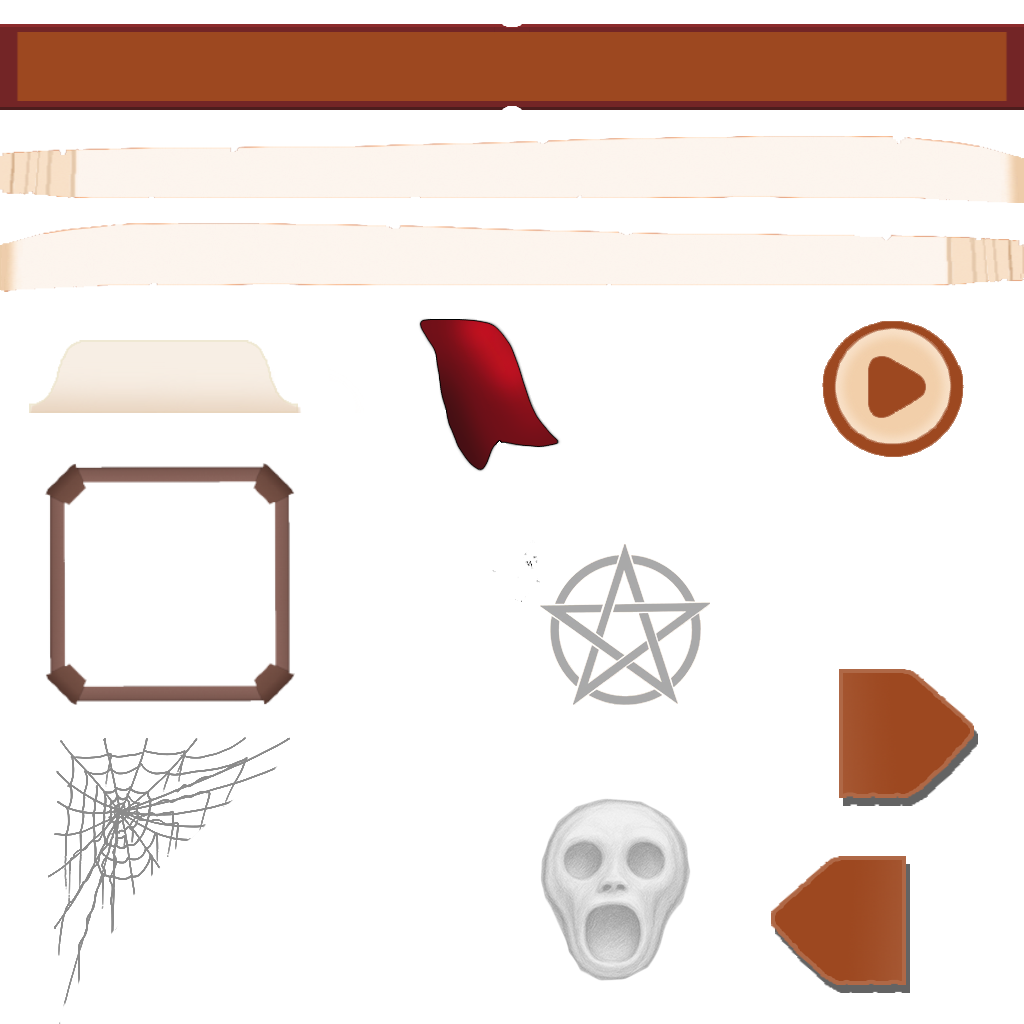
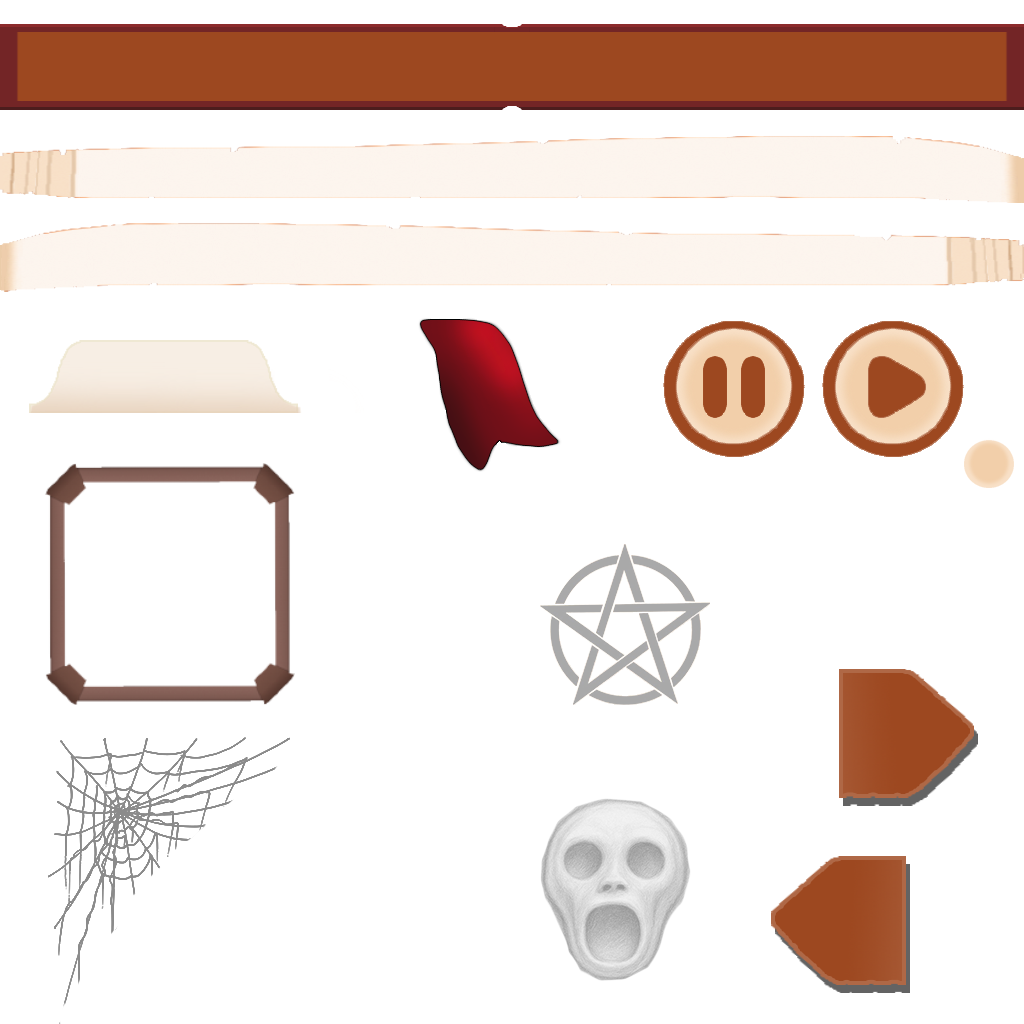
Two versions of the same layered image (1024px x 1024px). Layer-by-layer changes:
removed layer "Слой 36" over [492, 540, 540, 602]
added group "ButtonsBg" with 2 layers in group "кнопки" over [964, 439, 1014, 488]
added layer "Слой 44" (1st of 3, in "кнопки" › "ButtonsBg") in group "ButtonsBg" over [965, 439, 1013, 488]
added layer "Слой 43" (1st of 3, in "кнопки" › "ButtonsBg") in group "ButtonsBg" over [964, 440, 1014, 488]
added group "PlayButton" with 4 layers in group "кнопки" over [663, 321, 805, 457]
added layer "Layer 3" in group "PlayButton" over [703, 356, 765, 418]
added layer "Слой 42" (1st of 2, in "кнопки" › "PlayButton") in group "PlayButton" over [663, 321, 805, 457]
added layer "Слой 44" (2nd of 3, in "кнопки" › "PlayButton") in group "PlayButton" over [673, 326, 795, 448]
added layer "Слой 43" (2nd of 3, in "кнопки" › "PlayButton") in group "PlayButton" over [672, 325, 797, 450]
